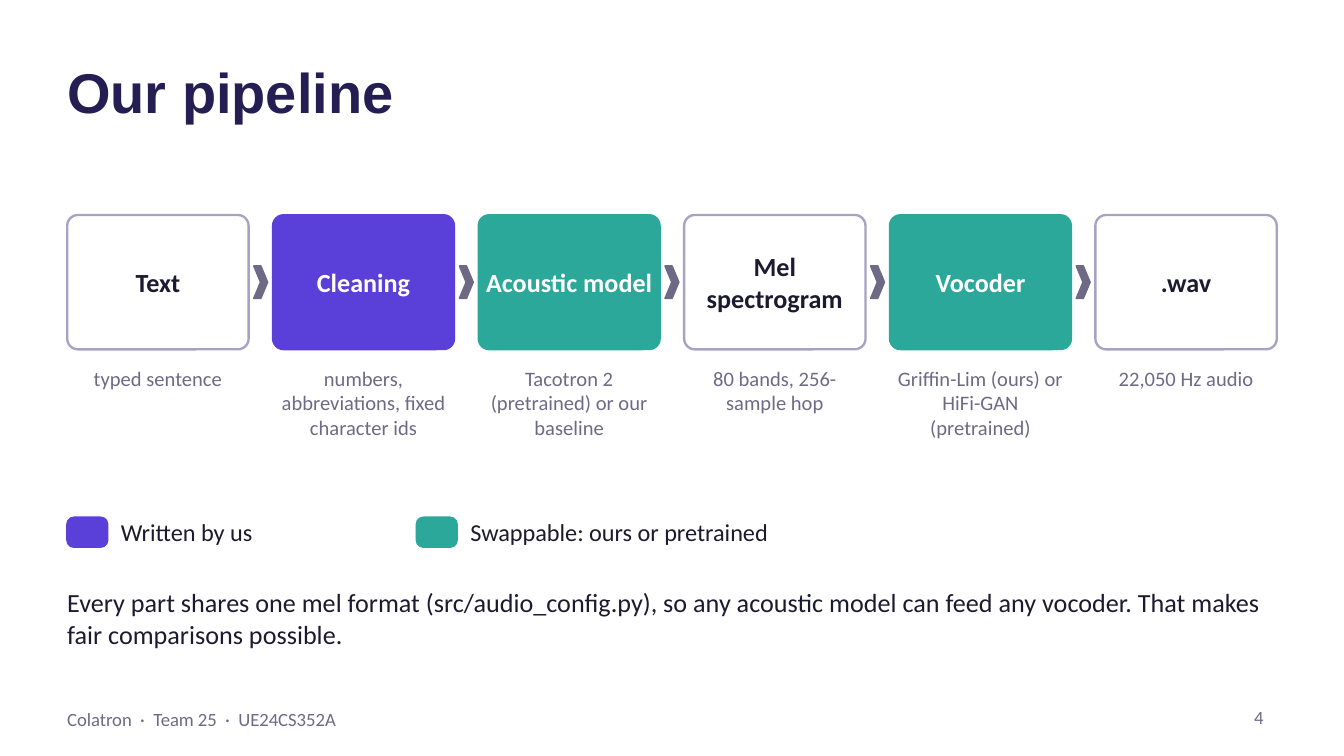
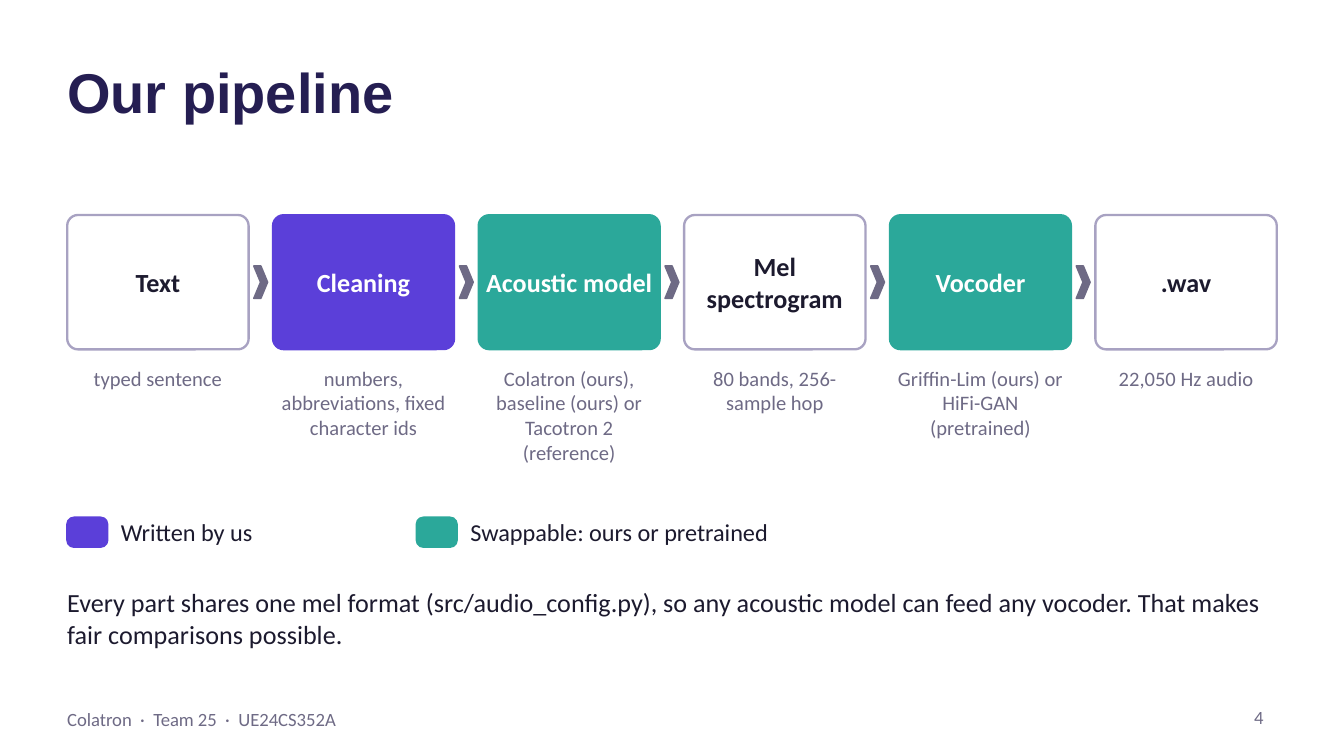
Before and after one commit to Mann0801/colatron-tts, a slide deck: slide 4 of report/Colatron_Slides.pptx. Drawn at 1344x756 pixels with LibreOffice and Linux fonts; fonts in the diff are those of the drawing. Boxes give left, top, right and bottom in pixels: in the first picture for what was removed or moved away, otherwise in the second. Text is boxed around its words. In the diff, an @@ line names an element or a change of style, - is before the commit and + after.

Commit message:
Add Colatron: seq2seq TTS with attention trained from scratch, intelligibility eval, final results
Colatron (src/models/colatron.py) is a Tacotron-style model with location-sensitive
attention, reduction factor 3 and a guided attention loss, trained from scratch on all
13,100 LJ Speech clips (step 5,000, 2.2 h: laptop CPU then a Colab T4 GPU).
eval/intelligibility.py scores every system with a wav2vec 2.0 recogniser: Colatron +
HiFi-GAN reaches 25% WER vs 100% for the no-attention baseline and 16% for the
pretrained Tacotron 2 reference. README, demo, slides and write-up updated.

```diff
--- a/report/Colatron_Slides.pptx
+++ b/report/Colatron_Slides.pptx
@@ text at (x1=496, y1=371, x2=642, y2=463): text changed @@
-Tacotron 2 (pretrained) or our baseline
+Colatron (ours), baseline (ours) or Tacotron 2 (reference)
```
Also in this commit, not shown: 8 other slides changed, 4 slides added, 3 slides removed, 40 other files.
